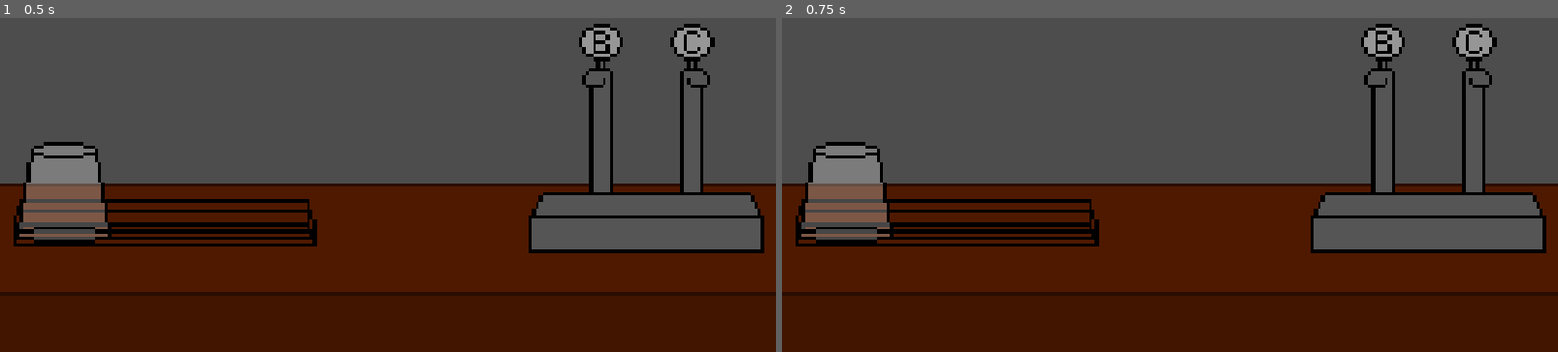
Above: before the commit, frames 1-2 (left to right).
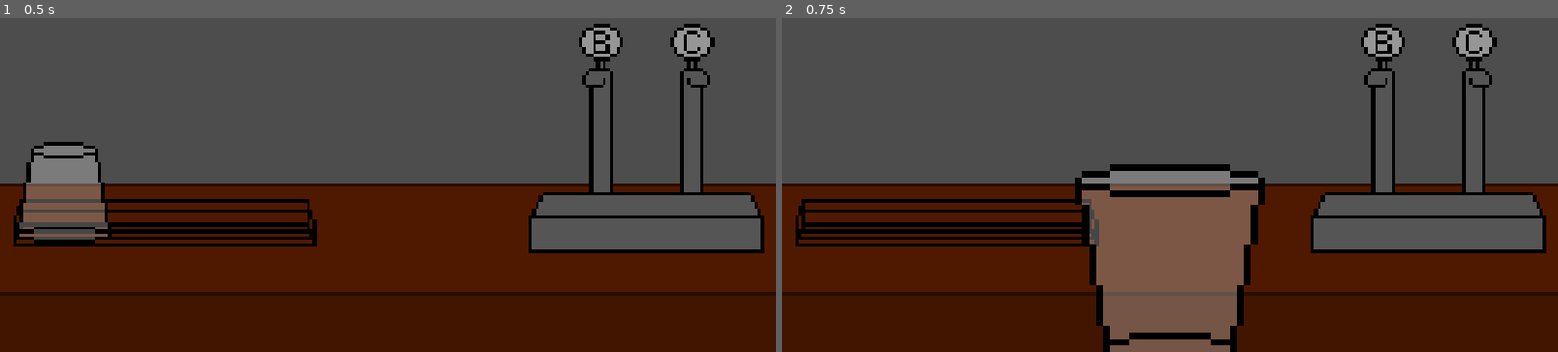
Above: after the commit, the same moments.

Repository: MJw0lf/ShiftGameJam
Game: Godot game, scene res://Scenes/test_scene.tscn
The game is run twice, just before and just after one commit, with the same random seed, the same clock (stepped at 60 frames per second) and the same inputs. The project has no main scene, so this scene is started directly.
Inputs (mouse positions are in pixels of both pictures, inside the frame that each line leads up to):
- Up to frame 1 (0.5 s): no input
- Up to frame 2 (0.75 s): tap Enter at 0.5 s; move the mouse to (944, 195) at 0.52 s; click (944, 195) at 0.6 s

Frame 1 is identical in both runs. In frame 2, 15% of the frame differs, in the area x 2-63%, y 37-100%.

Commit message:
Pickup and place down cup

Diff:
--- /dev/null
+++ b/Objects/taps.tscn
@@ -0,0 +1,7 @@
+[gd_scene format=3 uid="uid://dksqg4ncm2cfu"]
+
+[ext_resource type="Texture2D" uid="uid://5h7171hovqp2" path="res://Textures/Placeholder/Taps.png" id="1_dfmss"]
+
+[node name="Taps" type="Sprite2D" unique_id=1664025334]
+scale = Vector2(5, 5)
+texture = ExtResource("1_dfmss")
--- a/Scenes/test_scene.tscn
+++ b/Scenes/test_scene.tscn
@@ -3,7 +3,7 @@
 [ext_resource type="Texture2D" uid="uid://bo23wgvy7trp4" path="res://Textures/Placeholder/Bar.png" id="1_3dogw"]
 [ext_resource type="Script" uid="uid://dev2xfbyrsafv" path="res://Scripts/scene_manager.gd" id="1_hb2xm"]
 [ext_resource type="PackedScene" uid="uid://bu0t37vw4fqcx" path="res://Objects/glass_rack.tscn" id="2_50ct6"]
-[ext_resource type="Texture2D" uid="uid://5h7171hovqp2" path="res://Textures/Placeholder/Taps.png" id="3_hb2xm"]
+[ext_resource type="PackedScene" uid="uid://dksqg4ncm2cfu" path="res://Objects/taps.tscn" id="4_hb2xm"]
 
 [node name="TestScene" type="Node2D" unique_id=1980446807]
 script = ExtResource("1_hb2xm")
@@ -17,7 +17,5 @@
 position = Vector2(245, 456)
 scale = Vector2(5, 5)
 
-[node name="Taps" type="Sprite2D" parent="." unique_id=5127709]
+[node name="Taps" parent="." unique_id=1664025334 instance=ExtResource("4_hb2xm")]
 position = Vector2(960, 330)
-scale = Vector2(5, 5)
-texture = ExtResource("3_hb2xm")
--- a/Scripts/glass_controller.gd
+++ b/Scripts/glass_controller.gd
@@ -1,4 +1,6 @@
 extends Sprite2D
+
+var is_empty : bool = true
 
 func set_in_hand() -> void:
 	var viewport_size = get_viewport_rect().size
--- a/Scripts/scene_manager.gd
+++ b/Scripts/scene_manager.gd
@@ -3,10 +3,28 @@
 var in_hand : Sprite2D
 var glass_instance : PackedScene = preload("res://Objects/glass.tscn")
 
+var glass_rack : Sprite2D
+var taps : Sprite2D
+
 func _ready() -> void:
-	#pick_up_glass()
+	glass_rack = find_child("GlassRack")
+	taps = find_child("Taps")
 
-	pass
+func _physics_process(delta: float) -> void:
+	if Input.is_action_just_pressed("click"):
+		if glass_rack:
+			if glass_rack.can_be_clicked:
+				clicked_glass_rack()
+
+func clicked_glass_rack() -> void:
+	if hand_is_full():
+		if !glass_rack.is_full() and in_hand.is_empty:
+			glass_rack.return_glass()
+			empty_hand()
+	else:
+		if glass_rack.can_take_glass():
+			glass_rack.take_glass()
+			pick_up_glass()
 
 func pick_up_glass() -> void:
 	if !hand_is_full():
@@ -20,4 +38,4 @@
 	return in_hand != null
 
 func empty_hand() -> void:
-	in_hand = null
+	in_hand.queue_free()
--- a/project.godot
+++ b/project.godot
@@ -19,6 +19,15 @@
 window/stretch/mode="canvas_items"
 window/stretch/aspect="expand"
 
+[input]
+
+click={
+"deadzone": 0.2,
+"events": [Object(InputEventMouseButton,"resource_local_to_scene":false,"resource_name":"","device":-1,"window_id":0,"alt_pressed":false,"shift_pressed":false,"ctrl_pressed":false,"meta_pressed":false,"button_mask":0,"position":Vector2(0, 0),"global_position":Vector2(0, 0),"factor":1.0,"button_index":1,"canceled":false,"pressed":false,"double_click":false,"script":null)
+, Object(InputEventJoypadButton,"resource_local_to_scene":false,"resource_name":"","device":-1,"button_index":0,"pressure":0.0,"pressed":false,"script":null)
+]
+}
+
 [physics]
 
 3d/physics_engine="Jolt Physics"
